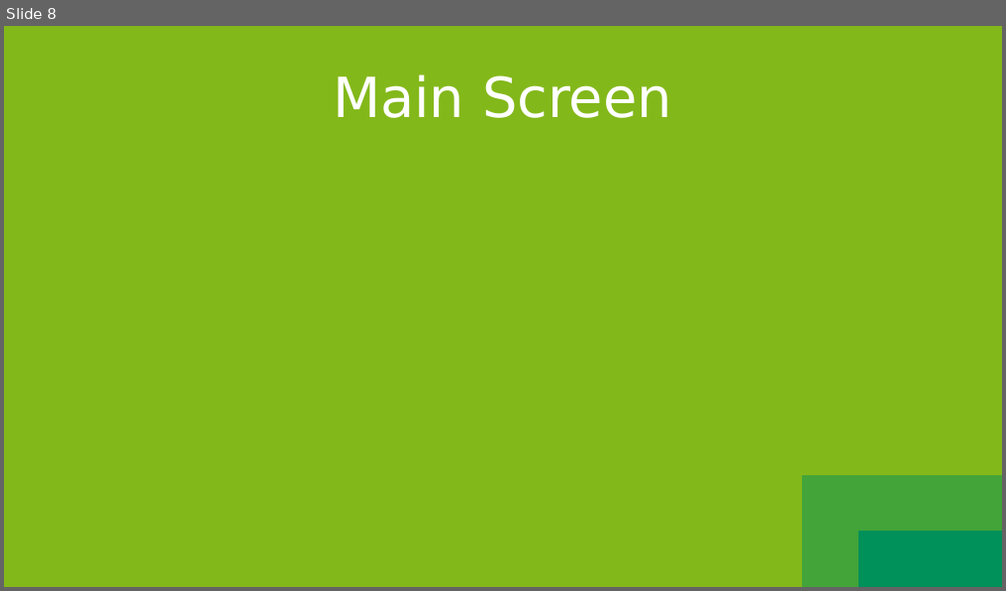
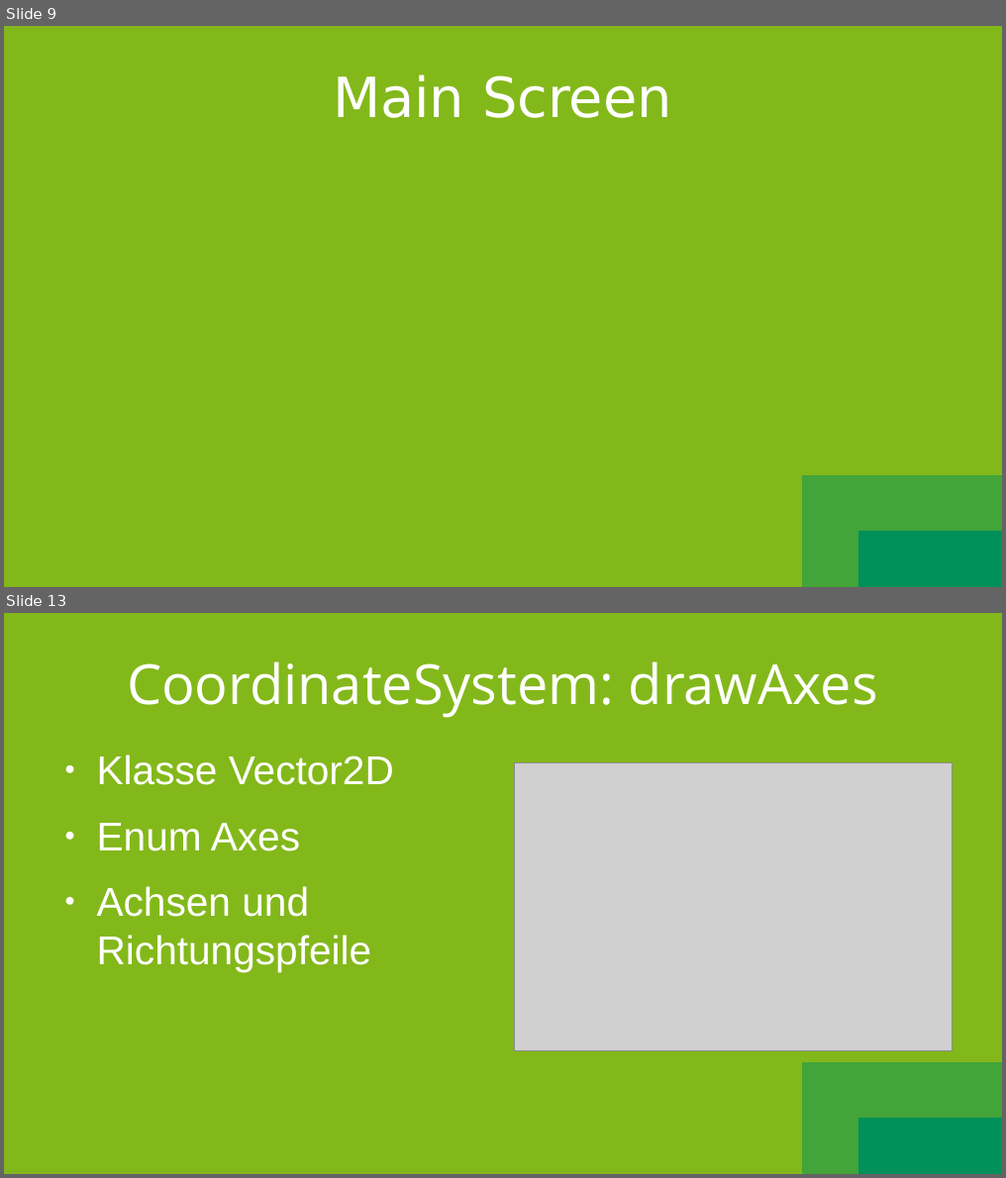
Before and after one commit to SootDan/LanchesterModell, a slide deck: Prasentation.odp. Shown one above the other, each under a label of ours: slide 8 before the commit, slides 9 and 13 after it; the slides between them are not shown. The pictures are 1006x591 and 1006x1178 pixels, drawn with LibreOffice and Linux fonts; fonts in the diff are those of the drawing; grey boxes stand for pictures. Boxes give left, top, right and bottom in pixels: in the first picture for what was removed or moved away, otherwise in the second. Text is boxed around its words. In the diff, an @@ line names an element or a change of style, - is before the commit and + after.

```diff
--- a/Prasentation.odp
+++ b/Prasentation.odp
@@ slide 13 added at [4, 613, 1002, 1174], background gradient #009059 to #42A439 to #83B81A @@
@@ title added at [127, 662, 878, 718], 44 pt, text #FFFFFF @@
+CoordinateSystem: drawAxes
@@ text added at [97, 755, 394, 972], 32 pt, text #FFFFFF @@
+● Klasse Vector2D
+● Enum Axes
+● Achsen und Richtungspfeile
@@ picture added at [514, 762, 952, 1052] @@
@@ what was slide 8 is now slide 9 @@
```
Also in this commit, not shown: 6 other slides added, 1 slide removed.
